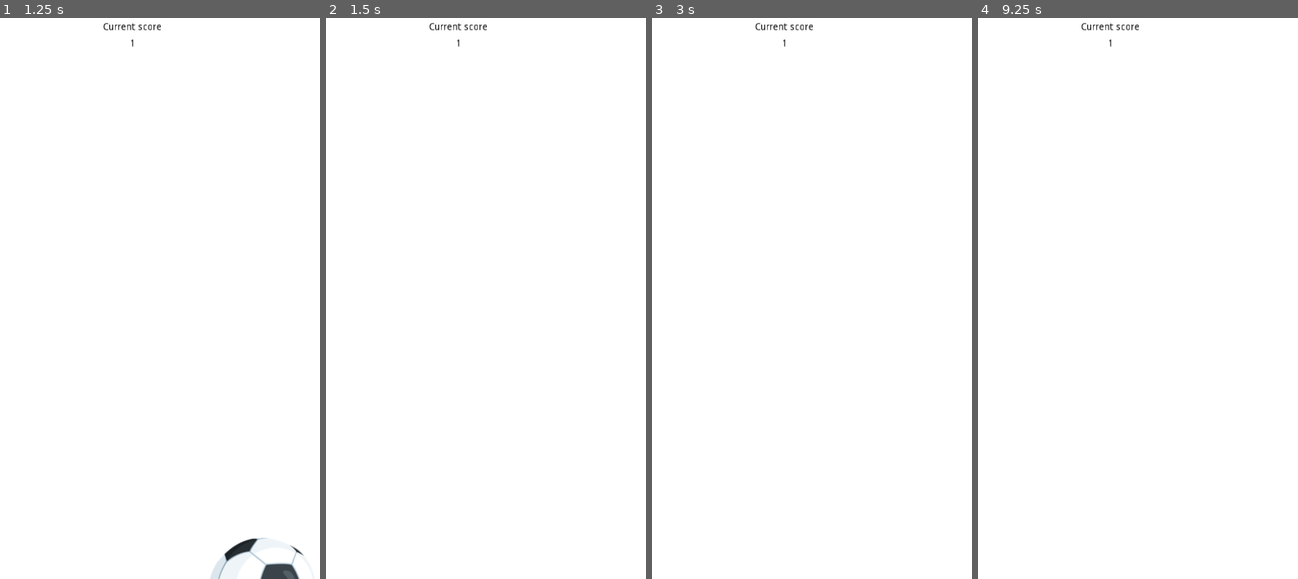
Above: before the commit, frames 1-4 (left to right).
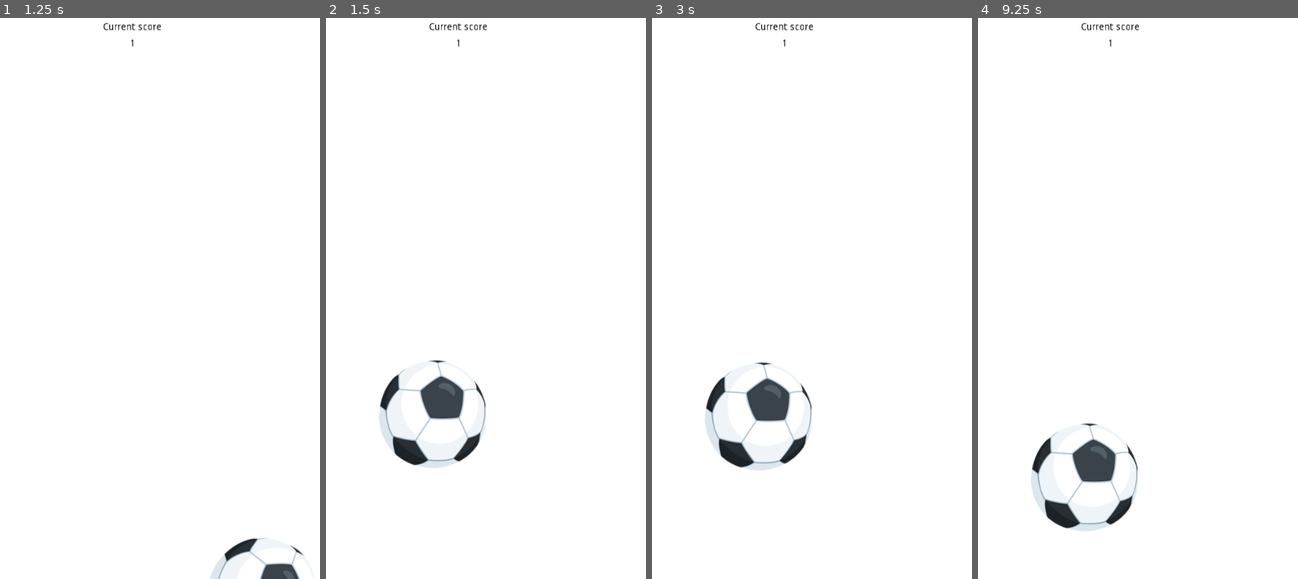
Above: after the commit, the same moments.

Repository: abdelhaksam/godot-facebook_soccer
Game: Godot game, scene res://Scene.tscn
Two runs of this game, one before a commit and one after it. Both use one fixed random seed, a clock stepped at 60 frames per second and the inputs below.
Inputs (mouse positions are in pixels of both pictures, inside the frame that each line leads up to):
- Up to frame 1 (1.25 s): tap Enter at 0.5 s; move the mouse to (105, 416) at 0.52 s; click (105, 416) at 0.67 s
- Up to frame 2 (1.5 s): move the mouse to (390, 281) at 1.27 s; click (390, 281) at 1.42 s
- Up to frame 3 (3 s): tap Space at 2 s; move the mouse to (828, 107) at 2.02 s; click (828, 107) at 2.17 s; tap Enter at 2.75 s; move the mouse to (770, 382) at 2.77 s; click (770, 382) at 2.92 s
- Up to frame 4 (9.25 s): move the mouse to (1227, 348) at 3.52 s; click (1227, 348) at 3.67 s; tap Space at 4.25, 5.75 s; move the mouse to (1003, 152) at 4.27 s; click (1003, 152) at 4.42 s; tap Enter at 5 s; move the mouse to (1134, 248) at 5.02 s; click (1134, 248) at 5.17 s; move the mouse to (1061, 85) at 5.77 s; click (1061, 85) at 5.92 s; move the mouse to (1195, 219) at 6.52 s; click (1195, 219) at 6.67 s; move the mouse to (1042, 281) at 7.27 s; click (1042, 281) at 7.42 s; move the mouse to (1154, 107) at 8.02 s; click (1154, 107) at 8.17 s; move the mouse to (1096, 382) at 8.77 s; click (1096, 382) at 8.92 s

Frame 1 is identical in both runs. In frame 2, 2.2% of the frame differs, in the area x 16-50%, y 60-81%; in frame 3, 2.2%; in frame 4, 2.2%, in the area x 16-50%, y 72-92%.

Commit message:
You can now play multiple times. High score implemented

Diff:
--- a/Scene.tscn
+++ b/Scene.tscn
@@ -21,6 +21,7 @@
 input_pickable = true
 physics_material_override = SubResource( 1 )
 gravity_scale = 20.0
+can_sleep = false
 script = ExtResource( 2 )
 
 [node name="BallCollisionShape" type="CollisionShape2D" parent="BallRigidBody"]
@@ -31,7 +32,10 @@
 scale = Vector2( 0.985104, 1.01738 )
 texture = ExtResource( 1 )
 
+[node name="VisibilityNotifier2D" type="VisibilityNotifier2D" parent="BallRigidBody/BallCollisionShape/BallImage"]
+
 [node name="Walls" type="StaticBody2D" parent="."]
+visible = false
 
 [node name="CollisionShape2D" type="CollisionShape2D" parent="Walls"]
 position = Vector2( -14.3539, 194.11 )
--- a/ball.gd
+++ b/ball.gd
@@ -1,15 +1,23 @@
 extends RigidBody2D
 
-onready var speed = 70 * self.gravity_scale
+onready var SPEED = 70 * self.gravity_scale
+onready var BALL_SIZE = get_node("BallCollisionShape/BallImage").texture.get_size()
+onready var WINDOW_SIZE = OS.get_window_size()
+
 onready var score = 0
-var reset
+onready var highScore = 0
 
 # Called when the node enters the scene tree for the first time.
 func _ready():
-	initBall()
+	initGame()
+
+func _process(delta):
+	detectOnPlayfield(self)
+
 
 func _input_event(viewport, event, shape_idx):
 	if event is InputEventMouseButton and event.pressed and event.button_index == BUTTON_LEFT:
+		print(event)
 		if self.mode != RigidBody2D.MODE_RIGID: #If the game hasn't started, start it
 			self.mode = RigidBody2D.MODE_RIGID
 		bounceOnTouch(self, event)
@@ -18,7 +26,7 @@
 func bounceOnTouch(ball, event):
 	var direction = (ball.position - event.position).normalized() #calculate the vector between cursor and ball center
 	if direction[1] <= 0: #if the vector points towards the top
-		ball.apply_impulse(direction, direction*speed)
+		ball.apply_impulse(direction, direction*SPEED)
 		updateScore()
 
 
@@ -26,11 +34,27 @@
 	score += 1
 	get_node('../Tree/Score').set_text(str(score))
 
-func initBall():
-	self.mode = RigidBody2D.MODE_STATIC
-	var window_size = OS.get_window_size()
-	var ball_size = get_node("BallCollisionShape/BallImage").texture.get_size()
-	var xpos = window_size[0]/2
-	var ypos = window_size[1] - ball_size[1]/2
+func initGame():
+	initBallPosition()
+	if score > highScore:
+		highScore = score
 
-	self.position = Vector2(xpos,ypos)
+	print('Score :', score)
+	print('Best Score :', highScore)
+
+	score = 0
+
+
+
+
+func initBallPosition():
+	self.mode = RigidBody2D.MODE_STATIC #make the body static
+	var xpos = WINDOW_SIZE[0]/2
+	var ypos = WINDOW_SIZE[1] - BALL_SIZE[1]/2
+
+	self.transform = Transform2D(0.0,Vector2(xpos,ypos))
+
+func detectOnPlayfield(node):
+	if !get_node("BallCollisionShape/BallImage/VisibilityNotifier2D").is_on_screen():
+		if node.position[1]>WINDOW_SIZE[1]+BALL_SIZE[1]:
+			initGame()
